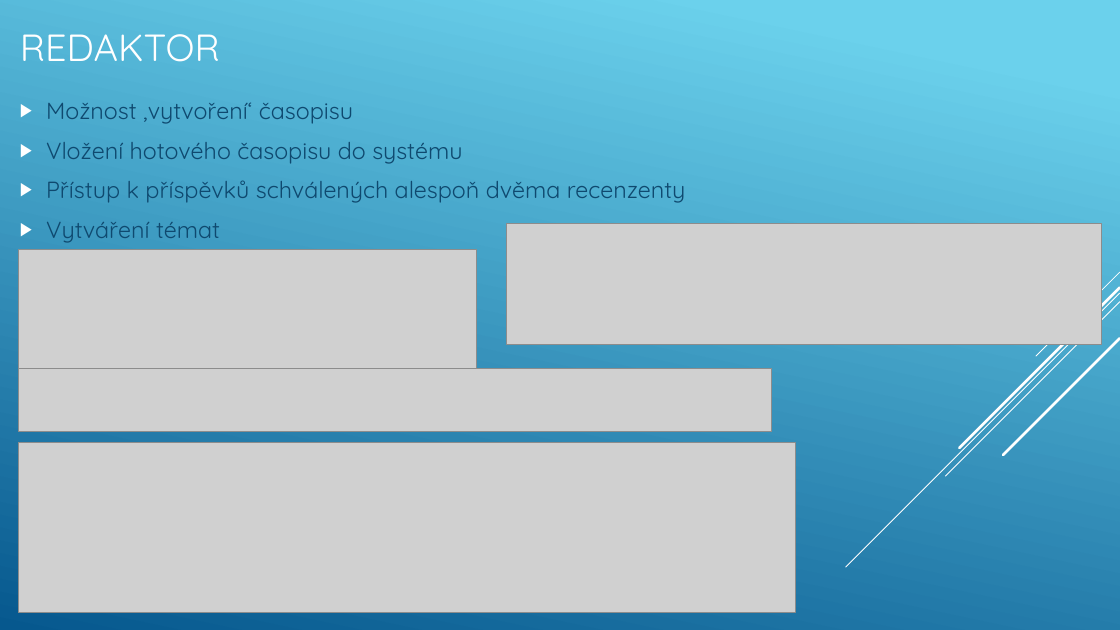
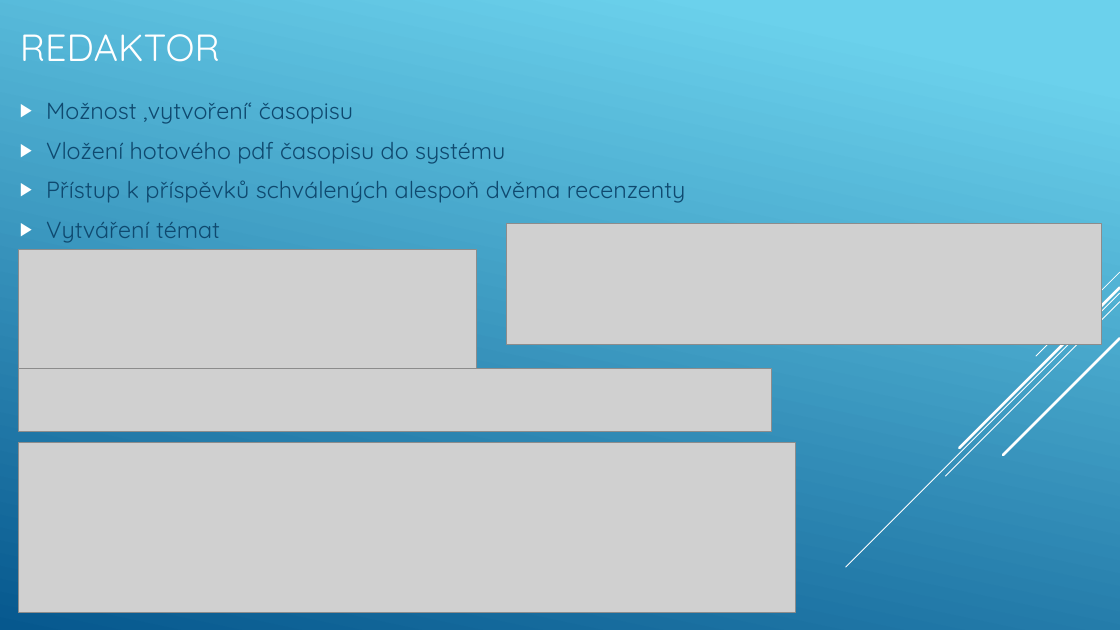
Before and after one commit to BulakM/RSP, a slide deck: slide 9 of Prezentace/Logos polytechnikos.pptx. Drawn at 1120x630 pixels with LibreOffice and Linux fonts; fonts in the diff are those of the drawing; grey boxes stand for pictures. Boxes give left, top, right and bottom in pixels: in the first picture for what was removed or moved away, otherwise in the second. Text is boxed around its words. In the diff, an @@ line names an element or a change of style, - is before the commit and + after.

```diff
--- a/Prezentace/Logos polytechnikos.pptx
+++ b/Prezentace/Logos polytechnikos.pptx
@@ text at <box>46,142,505,164</box>: text changed @@
-▶ Vložení hotového časopisu do systému
+▶ Vložení hotového pdf časopisu do systému
```
Also in this commit, not shown: 4 other slides changed.
